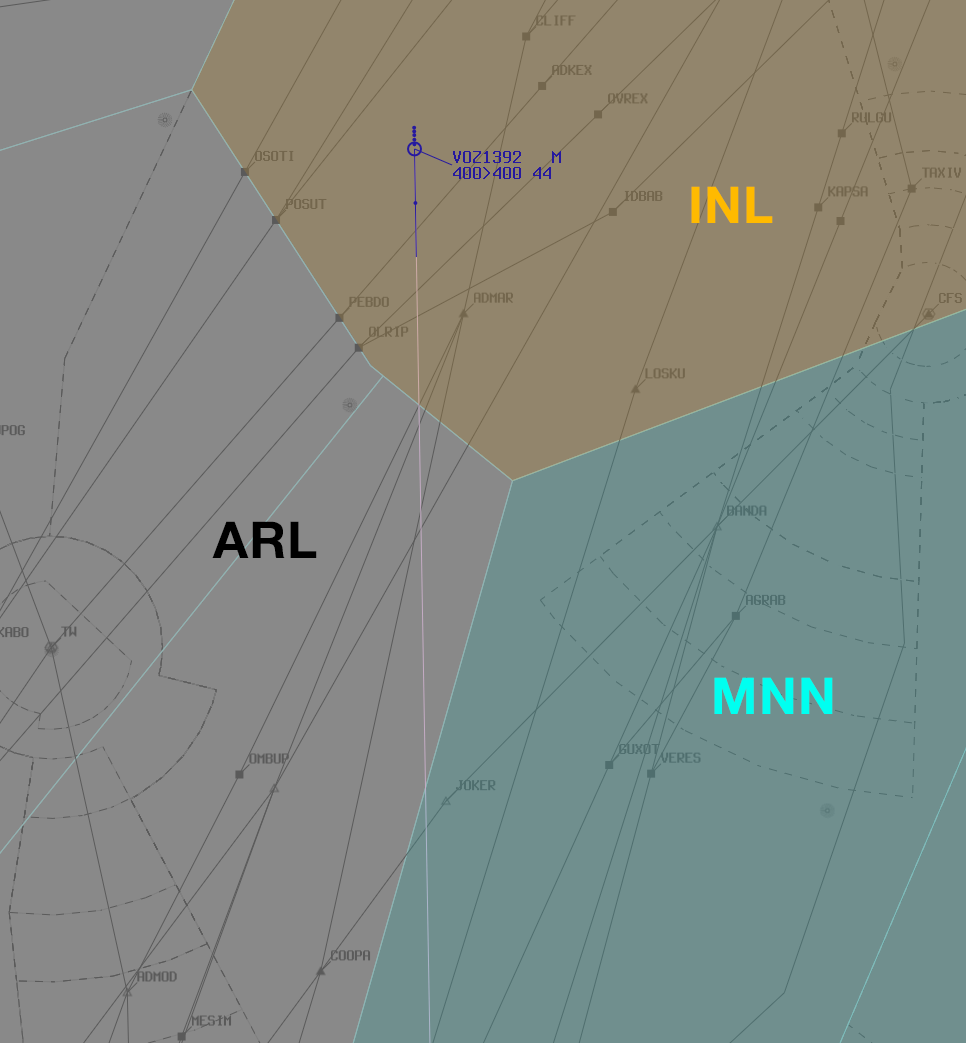
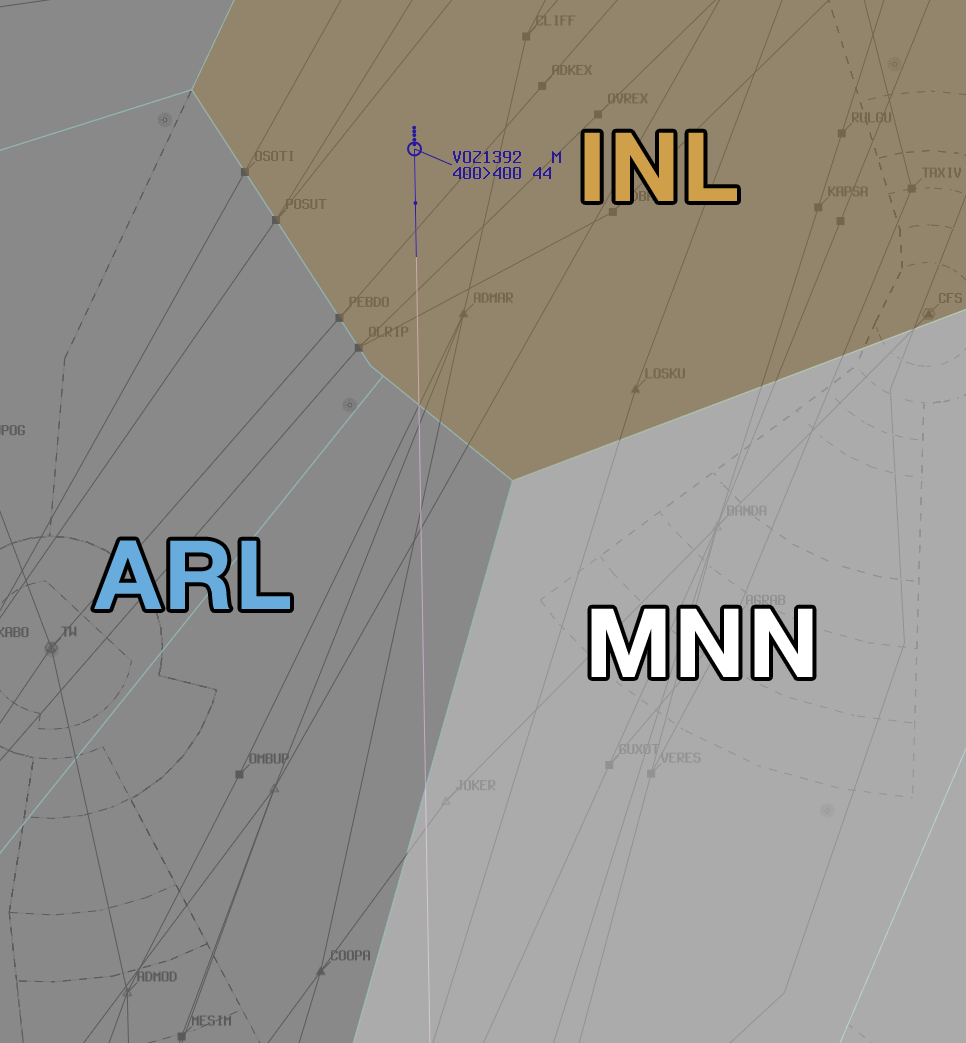
Two versions of the same layered image (966x1043). Layer-by-layer changes:
added group "Labels" with 3 layers above "Shape 1" over [94, 132, 813, 677]
moved "MNN" into group "Labels", painted on it over [591, 608, 833, 714]
moved "INL" into group "Labels", painted on it over [584, 132, 773, 223]
moved "ARL" into group "Labels", painted on it over [94, 521, 317, 609]
painted on "Shape 1" over [353, 309, 966, 1043]
painted on "INL Overlay" over [513, 128, 966, 481]